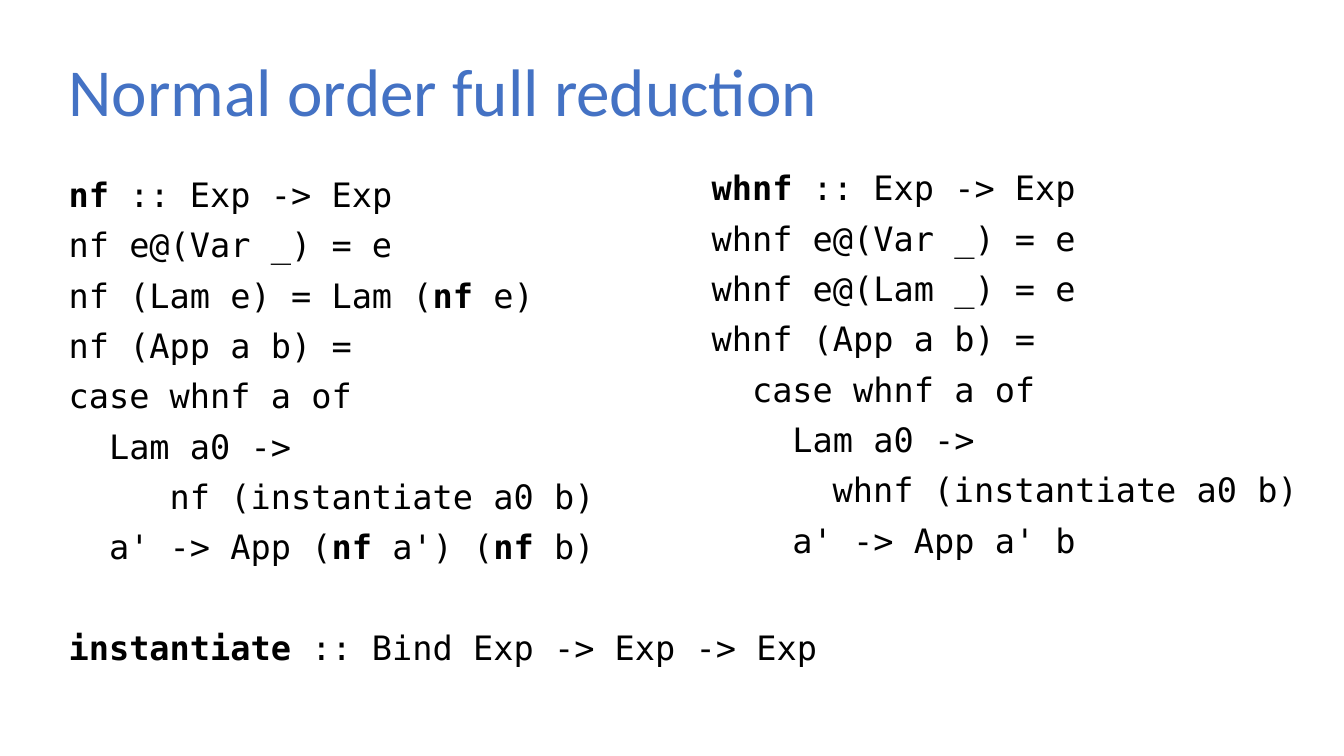
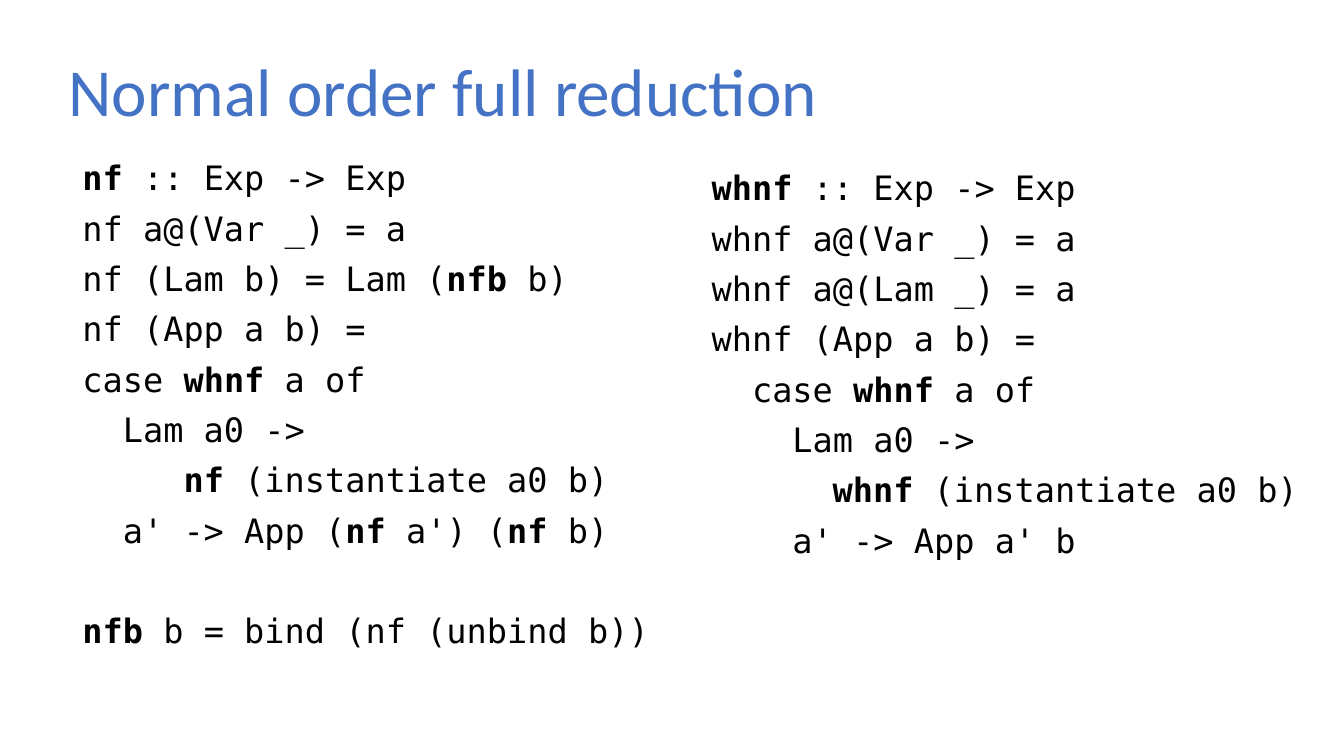
Before and after one commit to sweirich/lambda-n-ways, a slide deck: slide 26 of plclub-2021.pptx (slide 25 before the commit). Drawn at 1344x756 pixels with LibreOffice and Linux fonts; fonts in the diff are those of the drawing. Boxes give left, top, right and bottom in pixels: in the first picture for what was removed or moved away, otherwise in the second. Text is boxed around its words. In the diff, an @@ line names an element or a change of style, - is before the commit and + after.

```diff
--- a/plclub-2021.pptx
+++ b/plclub-2021.pptx
@@ text "nf :: Exp -> Exp": place and size @@
-text "nf :: Exp -> Exp" at <box>69,181,817,667</box>
+text "nf :: Exp -> Exp" at <box>82,164,649,648</box>
@@ text at <box>82,215,567,296</box>: text changed @@
-nf e@(Var _) = e
-nf (Lam e) = Lam (nf e)
+nf a@(Var _) = a
+nf (Lam b) = Lam (nfb b)
@@ text at <box>712,225,1075,307</box>: text changed @@
-whnf e@(Var _) = e
-whnf e@(Lam _) = e
+whnf a@(Var _) = a
+whnf a@(Lam _) = a
@@ text at <box>82,366,608,497</box>: bold on in "whnf", "nf" @@
@@ text at <box>752,376,1297,507</box>: bold on in "whnf", "whnf" @@
@@ text at <box>82,617,649,648</box>: text changed @@
-instantiate :: Bind Exp -> Exp -> Exp
+nfb b = bind (nf (unbind b))
```
Also in this commit, not shown: 14 other slides changed, 1 slide added, 1 other file.
